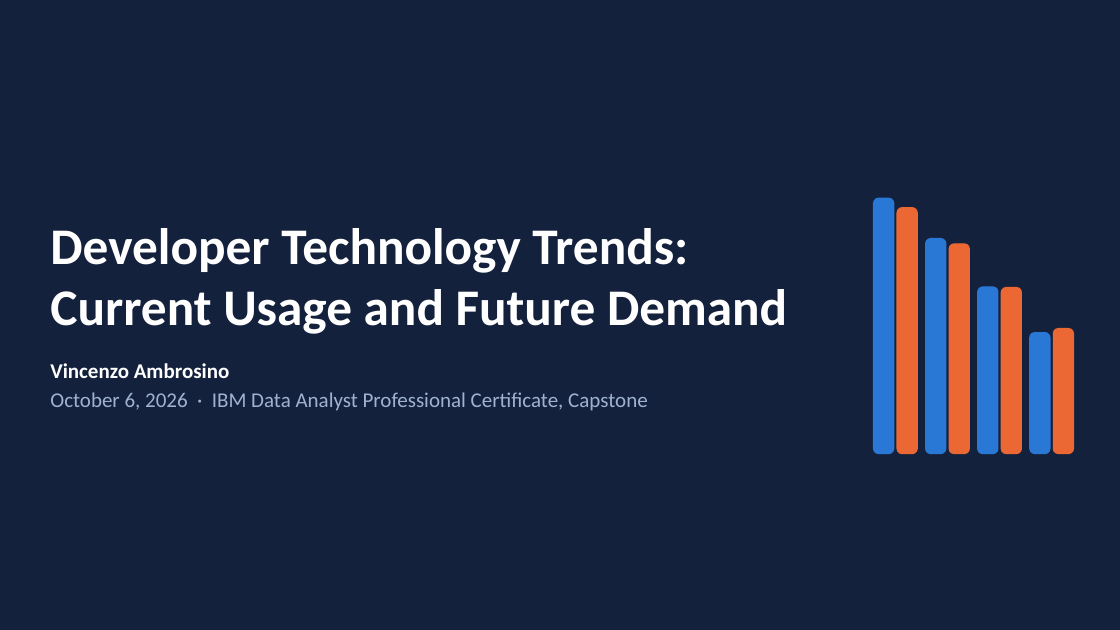
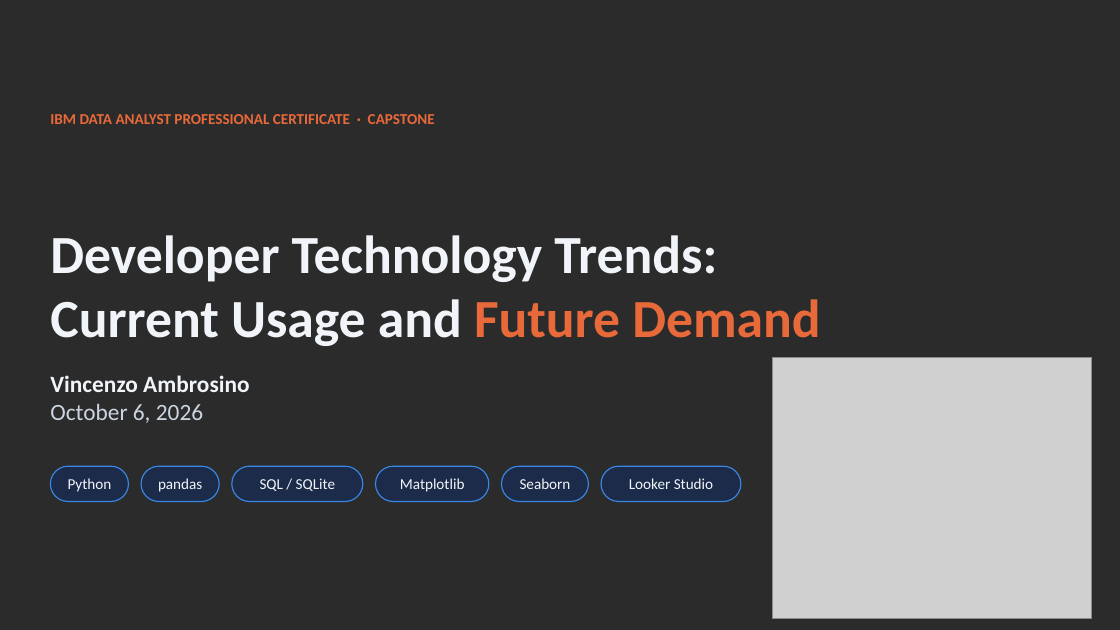
Before and after one commit to v-ambrosino/ibm-data-analyst-capstone, a slide deck: slide 1 of presentation/Developer_Technology_Trends_Vincenzo_Ambrosino.pptx. Drawn at 1120x630 pixels with LibreOffice and Linux fonts; fonts in the diff are those of the drawing; grey boxes stand for pictures; background and template pictures are left out; a plain dark background stands for a picture behind light text. Boxes give left, top, right and bottom in pixels: in the first picture for what was removed or moved away, otherwise in the second. Text is boxed around its words. In the diff, an @@ line names an element or a change of style, - is before the commit and + after.

```diff
--- a/presentation/Developer_Technology_Trends_Vincenzo_Ambrosino.pptx
+++ b/presentation/Developer_Technology_Trends_Vincenzo_Ambrosino.pptx
@@ background #14213D to picture (left out) @@
@@ text added at (50,114,435,124), 13 pt, text #E8693A, bold @@
+IBM DATA ANALYST PROFESSIONAL CERTIFICATE · CAPSTONE
@@ rounded rectangle removed at (874,198,894,454) @@
@@ rounded rectangle removed at (897,208,918,454) @@
@@ title at (50,235,820,346): text changed; size 44 to 46 pt; text colour #FFFFFF to #F1F5F9 @@
-Developer Technology Trends: Current Usage and Future Demand
+Developer Technology Trends:
+Current Usage and Future Demand
@@ rounded rectangle removed at (926,239,946,454) @@
@@ rounded rectangle removed at (949,244,970,454) @@
@@ rounded rectangle removed at (978,287,998,454) @@
@@ rounded rectangle removed at (1002,287,1022,454) @@
@@ rounded rectangle removed at (1054,329,1074,454) @@
@@ picture added at (773,357,1092,618) @@
@@ rounded rectangle removed at (1030,333,1050,454) @@
@@ text at (50,375,249,392): size 18 to 20 pt, text colour #FFFFFF to #F1F5F9 in "Vincenzo Ambrosino"; less space between paragraphs @@
@@ text "Vincenzo Ambrosino": place and size @@
-text "Vincenzo Ambrosino" at (50,363,648,411)
+text "Vincenzo Ambrosino" at (50,375,249,423)
@@ text at (50,404,203,423): text changed; size 18 to 20 pt; text colour #9FB3D1 to #CBD5E1 @@
-October 6, 2026 · IBM Data Analyst Professional Certificate, Capstone
+October 6, 2026
@@ rounded rectangle added at (50,466,129,502), fill #1B2C4D at 90% opacity, outline #3987E5 1 pt @@
@@ text added at (68,478,112,492), 13 pt, text #F1F5F9 @@
+Python
@@ rounded rectangle added at (141,466,219,502), fill #1B2C4D at 90% opacity, outline #3987E5 1 pt @@
@@ text added at (158,478,202,492), 13 pt, text #F1F5F9 @@
+pandas
@@ rounded rectangle added at (232,466,363,502), fill #1B2C4D at 90% opacity, outline #3987E5 1 pt @@
@@ text added at (260,478,335,491), 13 pt, text #F1F5F9 @@
+SQL / SQLite
@@ rounded rectangle added at (376,466,489,502), fill #1B2C4D at 90% opacity, outline #3987E5 1 pt @@
@@ text added at (400,478,464,492), 13 pt, text #F1F5F9 @@
+Matplotlib
@@ rounded rectangle added at (502,466,588,502), fill #1B2C4D at 90% opacity, outline #3987E5 1 pt @@
@@ text added at (520,478,571,489), 13 pt, text #F1F5F9 @@
+Seaborn
@@ rounded rectangle added at (602,466,742,502), fill #1B2C4D at 90% opacity, outline #3987E5 1 pt @@
@@ text added at (629,478,713,489), 13 pt, text #F1F5F9 @@
+Looker Studio
```
Also in this commit, not shown: 21 other slides changed, 3 slides added, 1 other file.
